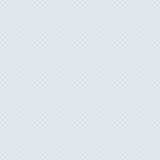
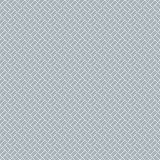
Two versions of the same layered image (w=160, h=160). Layer-by-layer changes:
pixels changed over left=0, top=0, right=160, bottom=160 (layer not identified)
